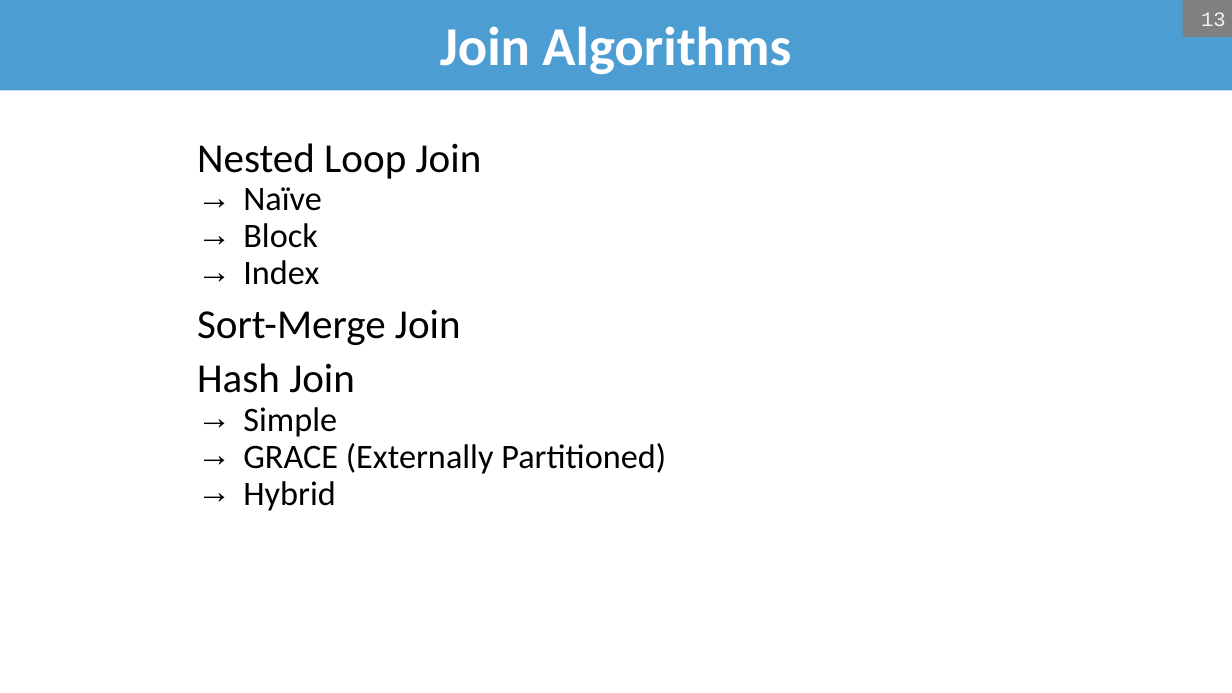
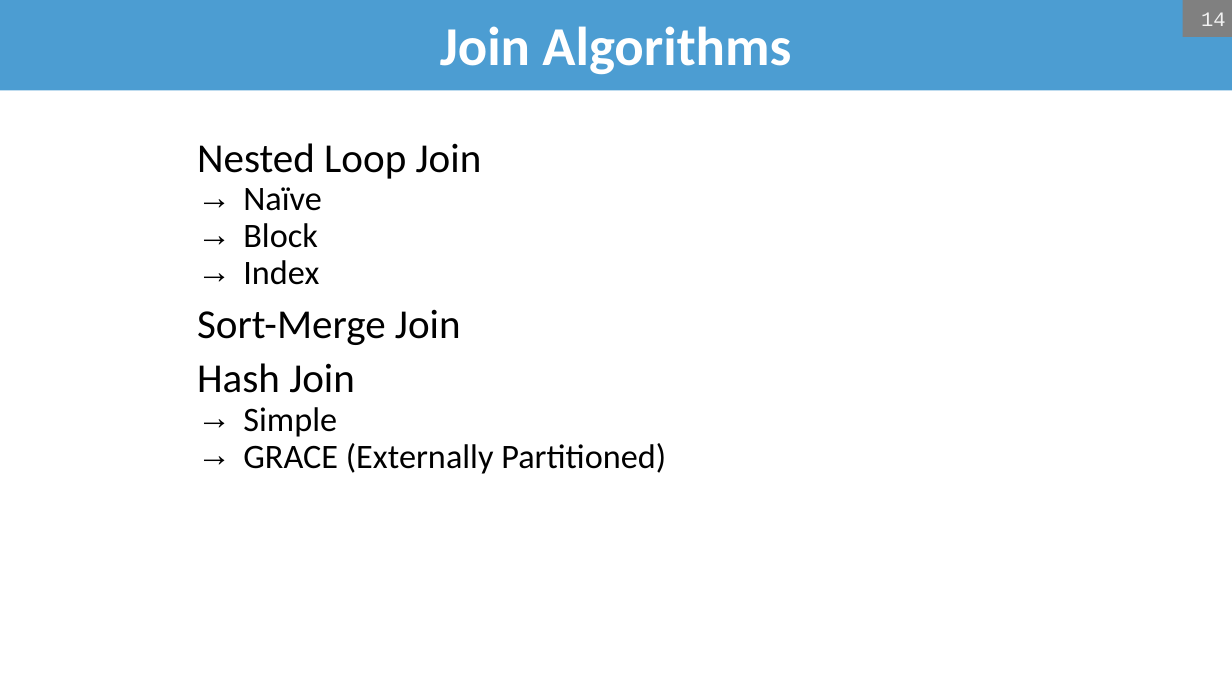
Before and after one commit to bsb20/bsb20.github.io, a slide deck: slide 14 of docs/421_f26/lectures/L12_joins.pptx (slide 13 before the commit). Drawn at 1232x693 pixels with LibreOffice and Linux fonts; fonts in the diff are those of the drawing; background and template pictures are left out. Boxes give left, top, right and bottom in pixels: in the first picture for what was removed or moved away, otherwise in the second. Text is boxed around its words. In the diff, an @@ line names an element or a change of style, - is before the commit and + after.

```diff
--- a/docs/421_f26/lectures/L12_joins.pptx
+++ b/docs/421_f26/lectures/L12_joins.pptx
@@ page number at <box>1201,12,1226,26</box>: text changed @@
-13
+14
@@ text at <box>243,481,336,511</box>: paragraph removed @@
-  → Hybrid
```
Also in this commit, not shown: 24 other slides changed, 1 slide added, 1 other file.
